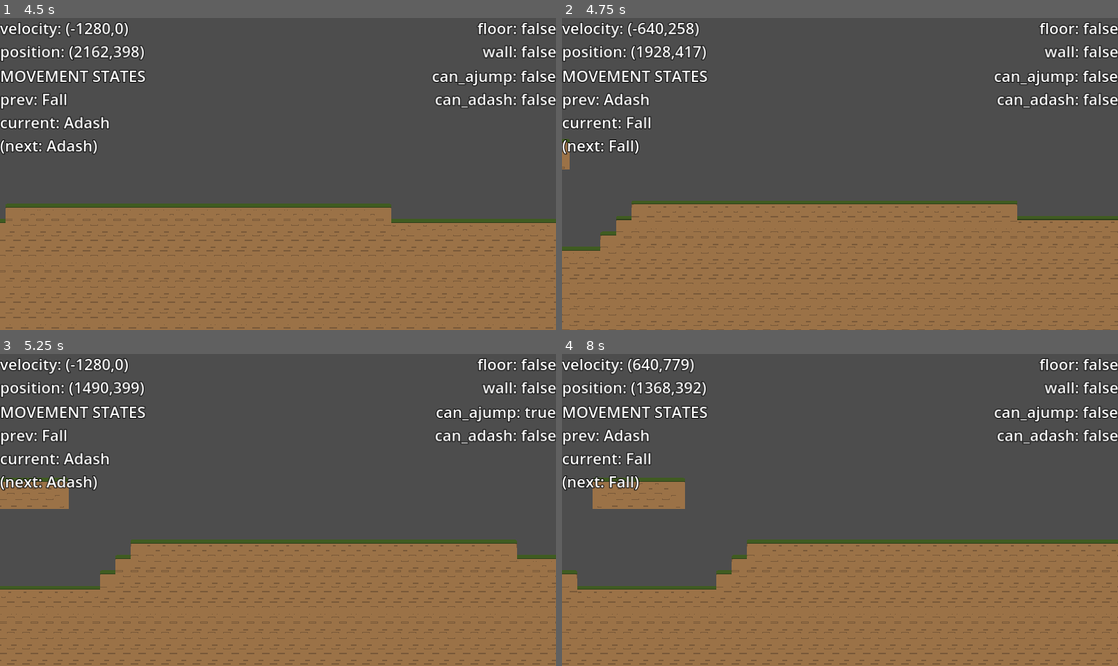
Above: before the commit, frames 1-4 (two rows, left to right).
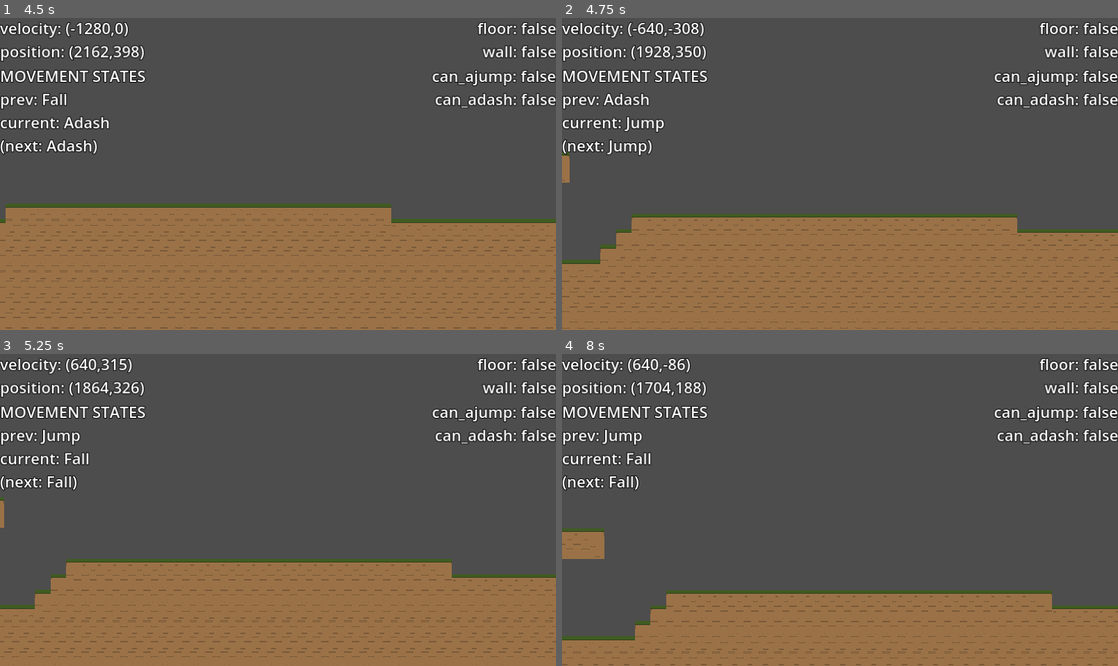
Above: after the commit, the same moments.

Repository: azylazide/untitled-hw-game-G4
Game: Godot game, scene res://src/levels/world.tscn
Two runs of this game, one before a commit and one after it. Both use one fixed random seed, a clock stepped at 60 frames per second and the inputs below.
Inputs:
- Up to frame 1 (4.5 s): tap Enter (ui_accept) at 0.5 s; hold X (dash) 0.53-1.28 s; hold D (right) 0.53-2.03 s; tap Space (jump) at 0.77, 0.8, 1.07, 1.35, 1.52, 1.82, 2.3, 3.02, 3.32 s; tap X (dash) at 1.55, 2.85, 4.35 s; hold A (left) 2.03-2.78 s; hold X (dash) 2.03-2.78 s; hold D (right) 2.78-4.28 s; hold Space (jump) 3.53-4.28 s; hold A (left) from 4.28 s (still down)
- Up to frame 2 (4.75 s): keep holding A (left); tap Space (jump) at 4.52 s
- Up to frame 3 (5.25 s): tap Space (jump) at 4.82 s; release A (left) at 5.03 s; hold D (right) from 5.03 s (still down); hold X (dash) from 5.03 s (still down)
- Up to frame 4 (8 s): tap Space (jump) at 5.3, 5.85, 6.02, 6.32, 6.77, 6.8, 7.07, 7.52, 7.82 s; release D (right) at 5.78 s; release X (dash) at 5.78 s; hold A (left) 5.78-7.28 s; tap X (dash) at 6.05, 7.35 s; hold X (dash) 6.53-7.28 s; hold D (right) from 7.28 s (still down)

Frame 1 is identical in both runs. In frame 2, 11% of the frame differs, in the area x 0-100%, y 1-100%; in frame 3, 15%; in frame 4, 22%.

Commit message:
buffered air jump from air dash

Diff:
--- a/src/actors/player.gd
+++ b/src/actors/player.gd
@@ -16,6 +16,8 @@
 @export_subgroup("Dash")
 ## Dash duration in seconds
 @export var dash_time:= 0.2
+## Jump buffer time for jumping just before air dash stops
+@export var dash_jump_buffer_time:= 0.2
 ## Duration until player can dash again
 @export var dash_cooldown_time:= 0.2
 ## Distance travelled by dash
@@ -49,6 +51,9 @@
 
 ## Dash duration timer
 @onready var dash_timer:= $Timers/DashTimer
+
+## Dash duration timer
+@onready var dash_jump_buffer_timer:= $Timers/DashJumpBufferTimer
 
 ## Dash cooldown duration timer
 @onready var dash_cooldown_timer:= $Timers/DashCooldownTimer
@@ -135,6 +140,7 @@
 	coyote_timer.wait_time = coyote_time
 	jump_buffer_timer.wait_time = jump_buffer_time
 	dash_timer.wait_time = dash_time
+	dash_jump_buffer_timer.wait_time = dash_jump_buffer_time
 	dash_cooldown_timer.wait_time = dash_cooldown_time
 	wall_slide_timer.wait_time = 0.1
 	wall_cooldown_timer.wait_time = wall_cooldown_time
@@ -354,7 +360,11 @@
 					else:
 						return Move.STATES.IDLE
 				else:
-					return Move.STATES.FALL
+					if not dash_jump_buffer_timer.is_stopped():
+						can_ajump = false
+						return Move.STATES.JUMP
+					else:
+						return Move.STATES.FALL
 
 			return Move.STATES.ADASH
 
@@ -413,6 +423,8 @@
 				velocity.y = -jump_force*0.8
 		Move.STATES.GDASH:
 			velocity.y = -jump_force*1.2
+		Move.STATES.ADASH:
+			velocity.y = -jump_force*0.8
 		Move.STATES.WALL:
 			wall_jump_hold_timer.start()
 			face_direction = signf(wall_normal.x)
@@ -515,6 +527,9 @@
 			if event.is_action_pressed("dash"):
 				if dash_cooldown_timer.is_stopped():
 					change_movement_state(Move.STATES.GDASH)
+		Move.STATES.ADASH:
+			if event.is_action_pressed("jump"):
+				dash_jump_buffer_timer.start()
 		Move.STATES.WALL:
 			if event.is_action_pressed("jump"):
 				change_movement_state(Move.STATES.JUMP)
--- a/src/actors/player.tscn
+++ b/src/actors/player.tscn
@@ -62,6 +62,10 @@
 process_callback = 0
 one_shot = true
 
+[node name="DashJumpBufferTimer" type="Timer" parent="Timers"]
+process_callback = 0
+one_shot = true
+
 [node name="DashCooldownTimer" type="Timer" parent="Timers"]
 process_callback = 0
 one_shot = true
